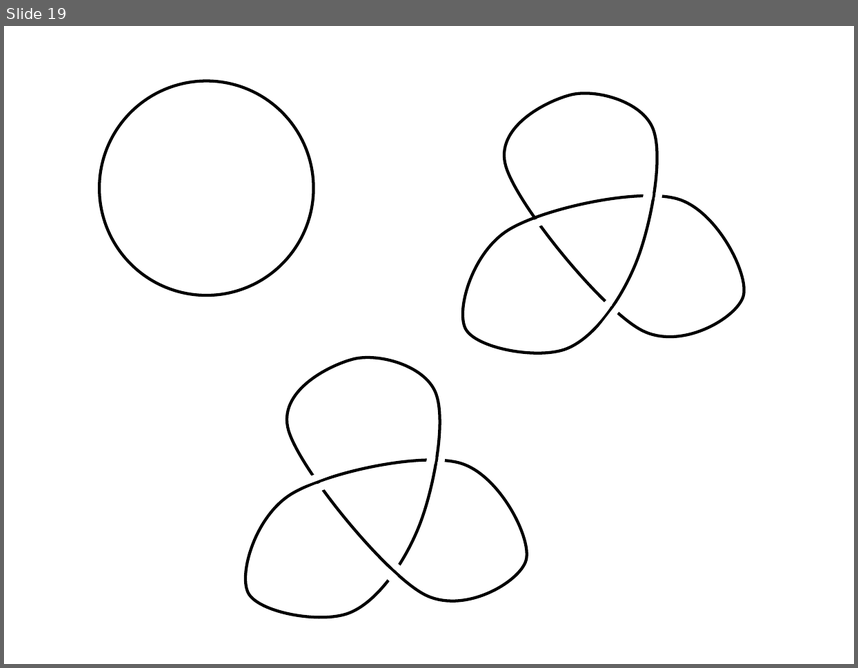
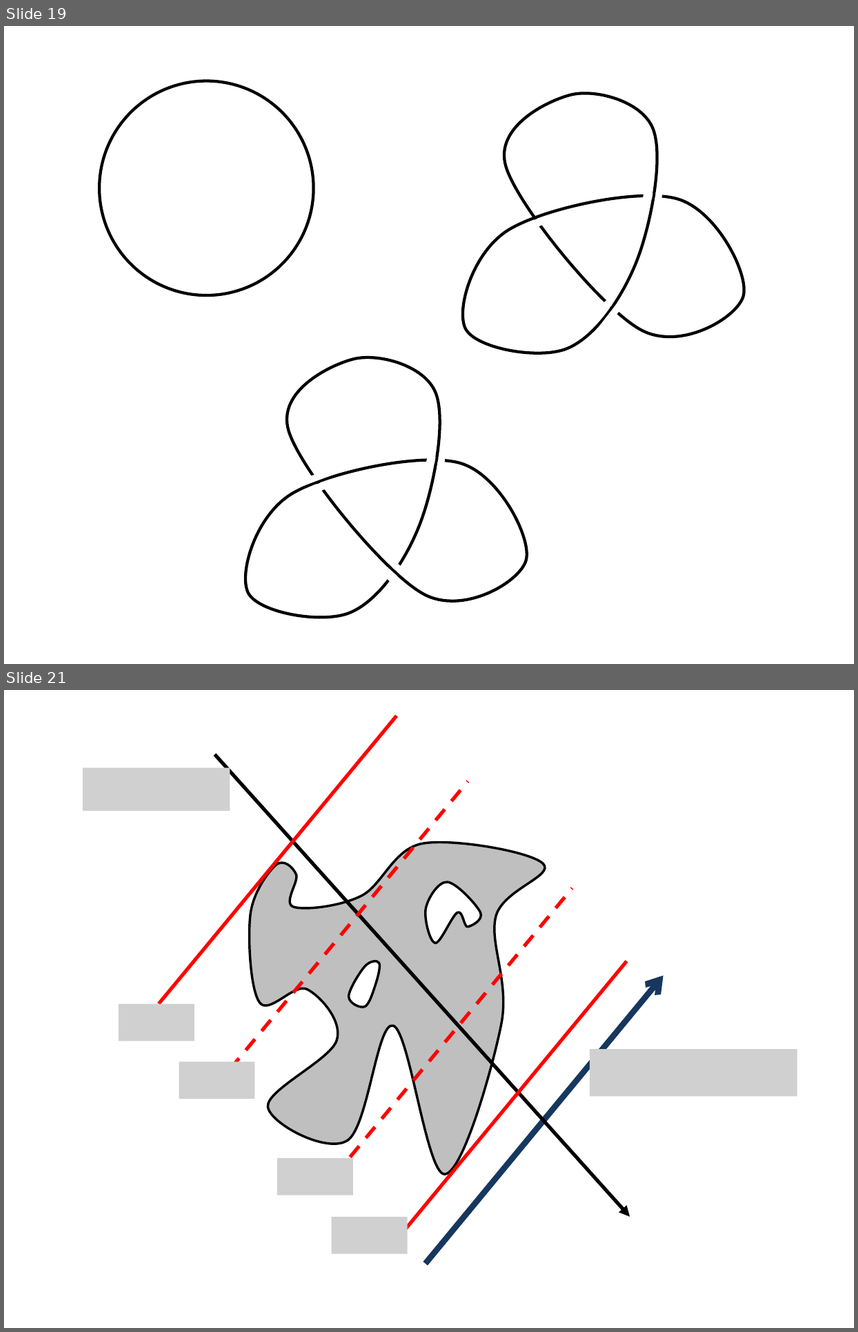
Before and after one commit to lutteropp/GeoTopo, a slide deck: images/Bilder.pptx. Shown one above the other, each under a label of ours: slide 19 before the commit, slides 19 and 21 after it; the slides between them are not shown. The pictures are 858x668 and 858x1332 pixels, drawn with LibreOffice and Linux fonts; fonts in the diff are those of the drawing; grey boxes stand for pictures. Boxes give left, top, right and bottom in pixels: in the first picture for what was removed or moved away, otherwise in the second. Text is boxed around its words. In the diff, an @@ line names an element or a change of style, - is before the commit and + after.

```diff
--- a/images/Bilder.pptx
+++ b/images/Bilder.pptx
@@ slide 21 added at [4,690,854,1328], background #FFFFFF @@
@@ line added from (159, 1004) to (397, 716), #FF0000 3 pt @@
@@ picture added at [83,768,230,811] @@
@@ arrow added from (215, 755) to (630, 1216), #000000 3 pt @@
@@ line added from (230, 1069) to (468, 781), #FF0000 3 pt dashed @@
@@ freeform shape added at [250,842,546,1174], fill #BFBFBF, outline #000000 2 pt @@
@@ line added from (335, 1176) to (572, 888), #FF0000 3 pt dashed @@
@@ freeform shape added at [426,882,481,943], fill #FFFFFF, outline #000000 2 pt @@
@@ freeform shape added at [349,961,380,1007], fill #FFFFFF, outline #000000 2 pt @@
@@ line added from (389, 1248) to (627, 961), #FF0000 3 pt @@
@@ arrow added from (426, 1263) to (664, 976), #17375E 5 pt @@
@@ picture added at [119,1004,194,1041] @@
@@ picture added at [179,1061,254,1099] @@
@@ picture added at [590,1049,797,1096] @@
@@ picture added at [277,1158,352,1195] @@
@@ picture added at [331,1216,407,1254] @@
```
Also in this commit, not shown: 3 other slides added, 5 other files.
